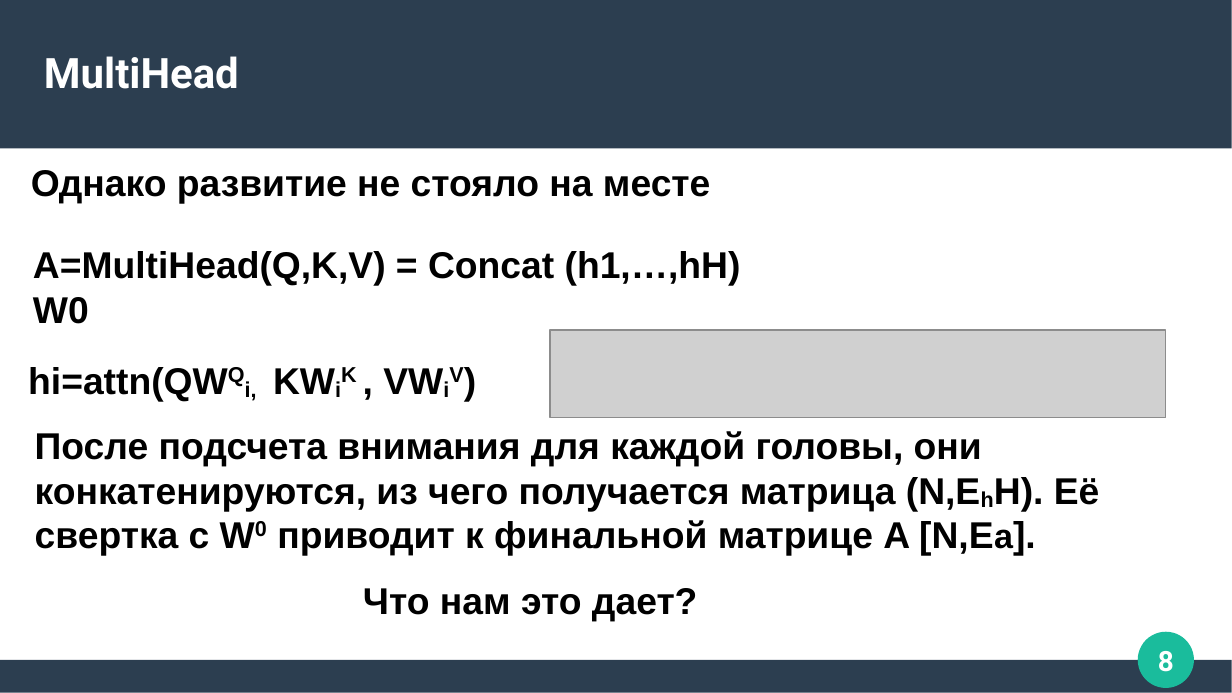
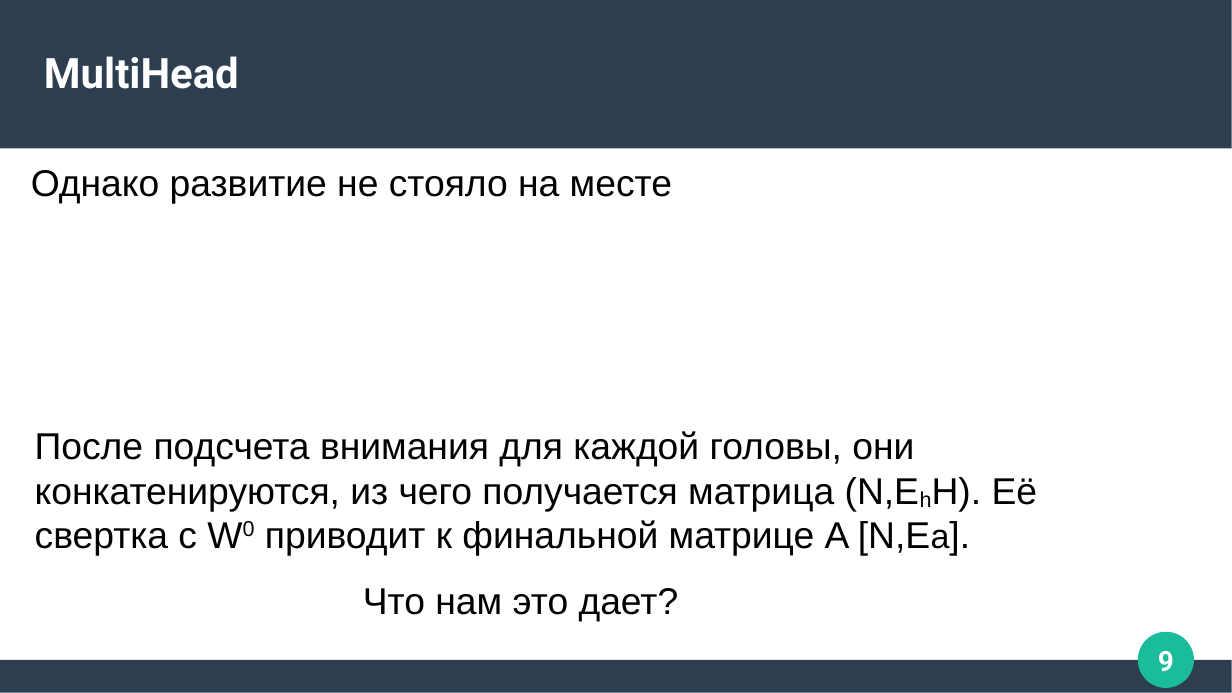
Before and after one commit to Zorinal/FilmBot, a slide deck: slide 9 of Трансфомеры.pptx (slide 8 before the commit). Drawn at 1232x693 pixels with LibreOffice and Linux fonts; fonts in the diff are those of the drawing; grey boxes stand for pictures. Boxes give left, top, right and bottom in pixels: in the first picture for what was removed or moved away, otherwise in the second. Text is boxed around its words. In the diff, an @@ line names an element or a change of style, - is before the commit and + after.

```diff
--- a/Трансфомеры.pptx
+++ b/Трансфомеры.pptx
@@ text removed at [33,251,741,324] @@
-A=MultiHead(Q,K,V) = Concat (h1,…,hH) W0
@@ picture removed at [550,330,1166,418] @@
@@ text removed at [28,367,228,402] @@
-hi=attn(QWQi, KWiK , VWiV)
@@ bold off in 3 elements at [31,170,672,204], [363,588,679,622], [35,431,1038,556] @@
@@ page number at [1158,651,1174,672]: text changed @@
-8
+9
```
Also in this commit, not shown: 12 other slides changed, 1 slide added.
